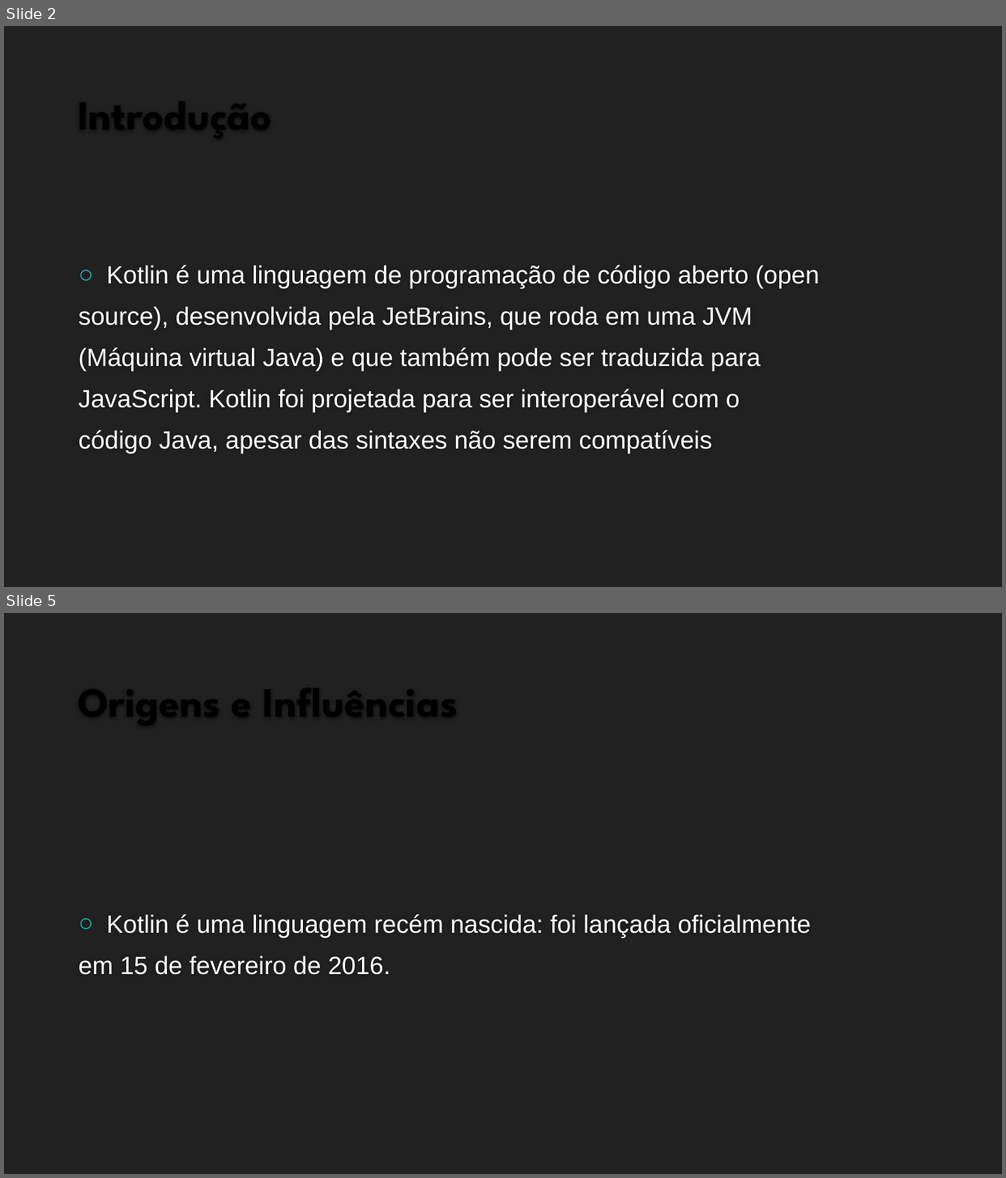
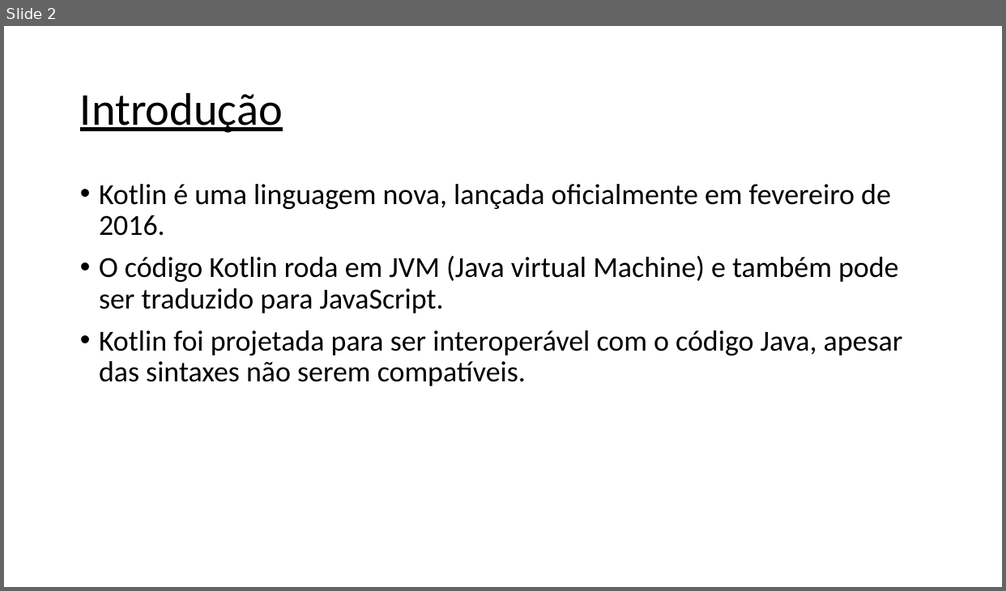
Before and after one commit to lucascomp/EDL, a slide deck: trabalhos/trabalho-01/SLIDES.pptx. Shown one above the other, each under a label of ours: slides 2 and 5 before the commit, slide 2 after it; the slides between them are not shown. The pictures are 1006x1178 and 1006x591 pixels, drawn with LibreOffice and Linux fonts; fonts in the diff are those of the drawing; background and template pictures are left out. Boxes give left, top, right and bottom in pixels: in the first picture for what was removed or moved away, otherwise in the second. Text is boxed around its words. In the diff, an @@ line names an element or a change of style, - is before the commit and + after.

```diff
--- a/trabalhos/trabalho-01/SLIDES.pptx
+++ b/trabalhos/trabalho-01/SLIDES.pptx
@@ slide 5 removed at bbox=[4, 613, 1002, 1174], background #212121 @@
@@ title removed at bbox=[70, 649, 936, 729] @@
-Origens e Influências
@@ text removed at bbox=[79, 914, 811, 975] @@
-○ Kotlin é uma linguagem recém nascida: foi lançada oficialmente
-em 15 de fevereiro de 2016.
@@ slide 2 changed as well @@
@@ background #212121 to #FFFFFF @@
@@ title "Introdução": place and size @@
-title "Introdução" at bbox=[70, 62, 936, 142]
+title "Introdução" at bbox=[80, 92, 283, 133]
@@ title "Introdução" at bbox=[80, 92, 283, 133]: size 40 to 44 pt, font League Spartan to Calibri, bold off, underline on; line spacing 1 to 0.9; vertical alignment bottom to middle @@
@@ text "Kotlin é uma linguagem nova, ..." at bbox=[99, 184, 903, 386]: vertical alignment middle to top @@
@@ text at bbox=[99, 184, 903, 386]: text changed; size 24 to 28 pt; font Arial to Calibri; text colour #FFFFFF to #000000 @@
-○ Kotlin é uma linguagem de programação de código aberto (open
-source), desenvolvida pela JetBrains, que roda em uma JVM
-(Máquina virtual Java) e que também pode ser traduzida para
-JavaScript. Kotlin foi projetada para ser interoperável com o
-código Java, apesar das sintaxes não serem compatíveis
+• Kotlin é uma linguagem nova, lançada oficialmente em fevereiro de 2016.
+• O código Kotlin roda em JVM (Java virtual Machine) e também pode ser traduzido para JavaScript.
+• Kotlin foi projetada para ser interoperável com o código Java, apesar das sintaxes não serem compatíveis.
```
Also in this commit, not shown: 6 other slides changed, 1 slide added, 4 other slides removed.
